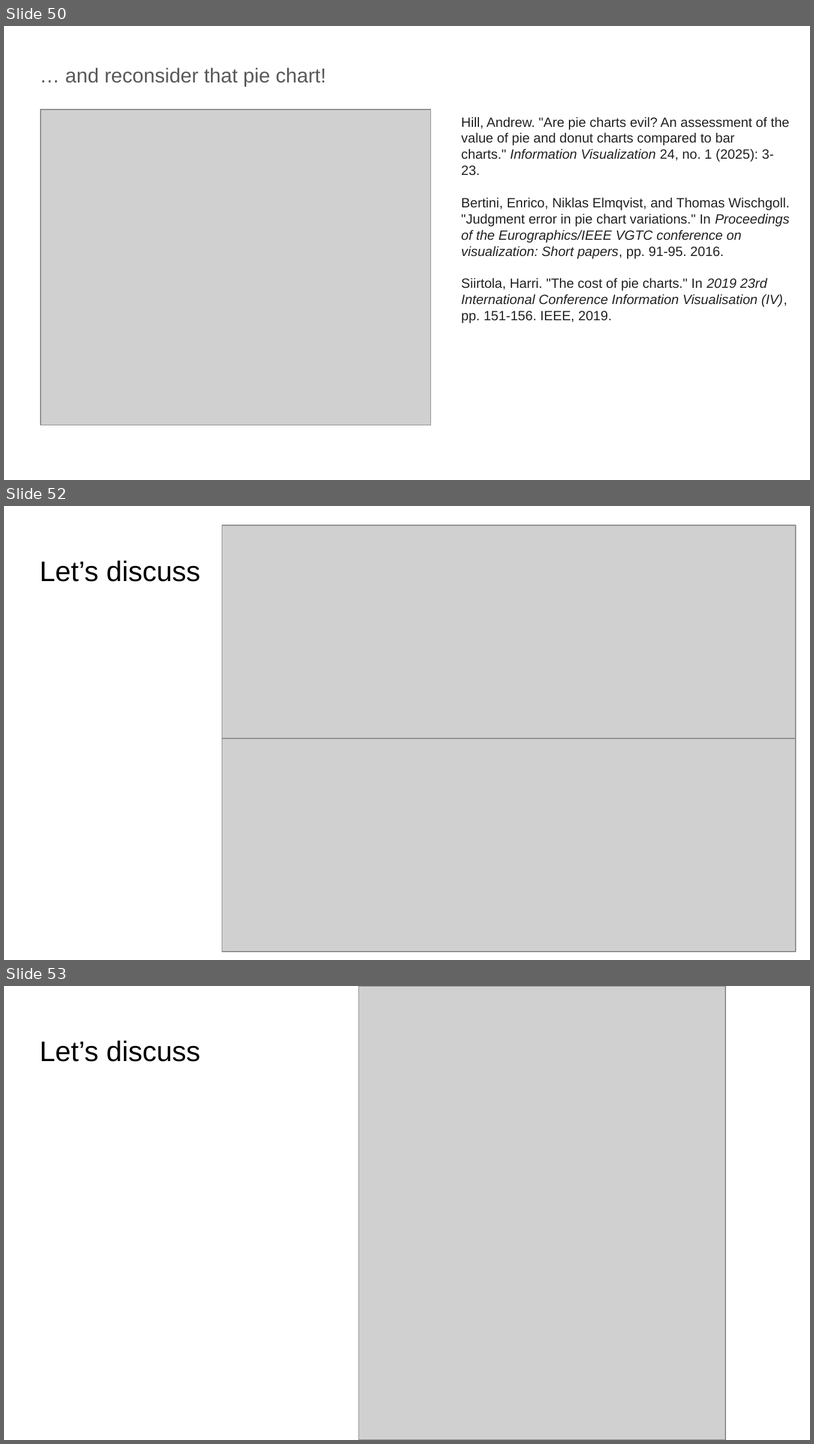
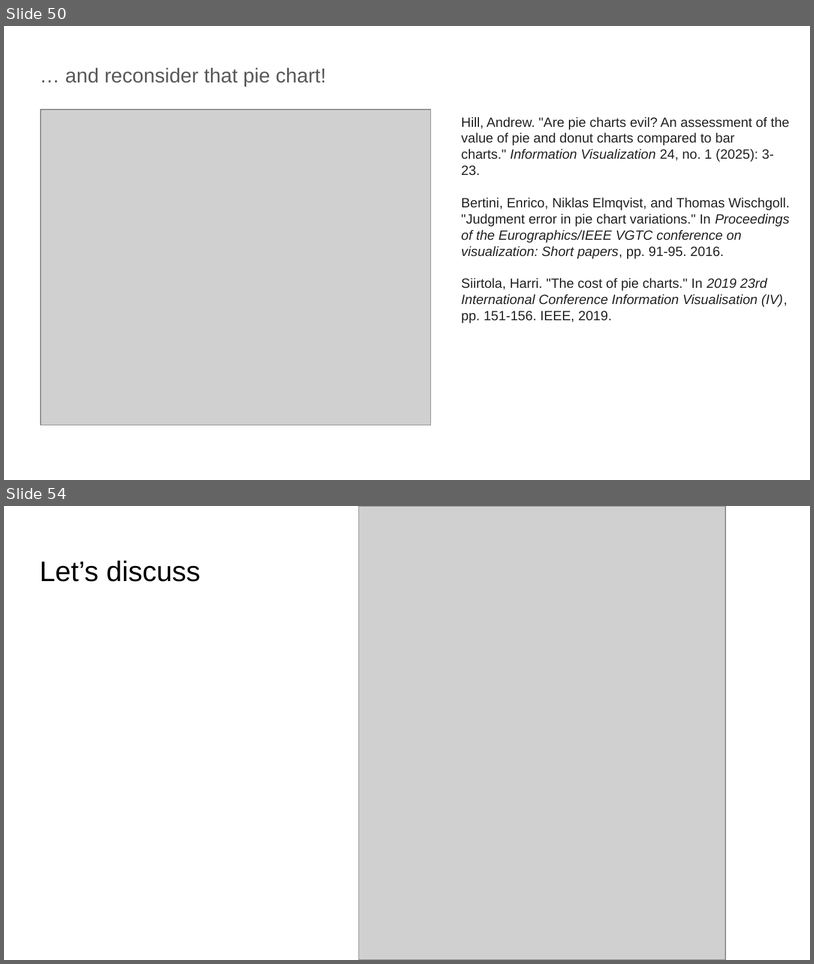
Before and after one commit to lu-harr/lu-harr.github.io, a slide deck: _pages/teaching/visualising_data.pptx. Shown one above the other, each under a label of ours: slides 50, 52 and 53 before the commit, slides 50 and 54 after it; the slides between them are not shown. The pictures are 814x1444 and 814x964 pixels, drawn with LibreOffice and Linux fonts; fonts in the diff are those of the drawing; grey boxes stand for pictures. Boxes give left, top, right and bottom in pixels: in the first picture for what was removed or moved away, otherwise in the second. Text is boxed around its words. In the diff, an @@ line names an element or a change of style, - is before the commit and + after.

```diff
--- a/_pages/teaching/visualising_data.pptx
+++ b/_pages/teaching/visualising_data.pptx
@@ slide 52 removed at (4, 506, 810, 960), background #FFFFFF @@
@@ picture removed at (222, 525, 797, 738) @@
@@ title removed at (39, 561, 201, 582) @@
-Let’s discuss
@@ picture removed at (222, 738, 797, 951) @@
@@ what was slide 53 is now slide 54 @@
```
Also in this commit, not shown: 1 slide changed, 3 slides added.
